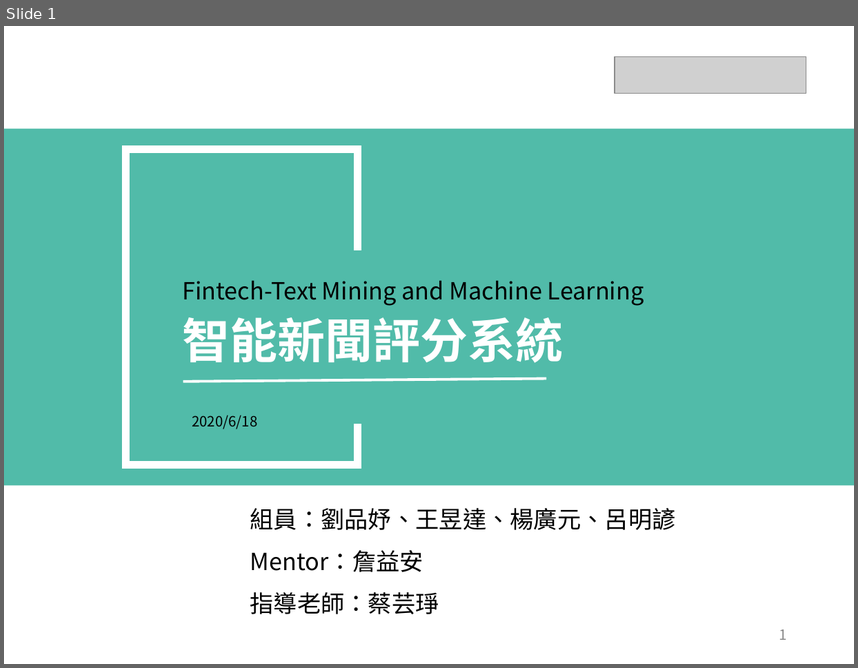
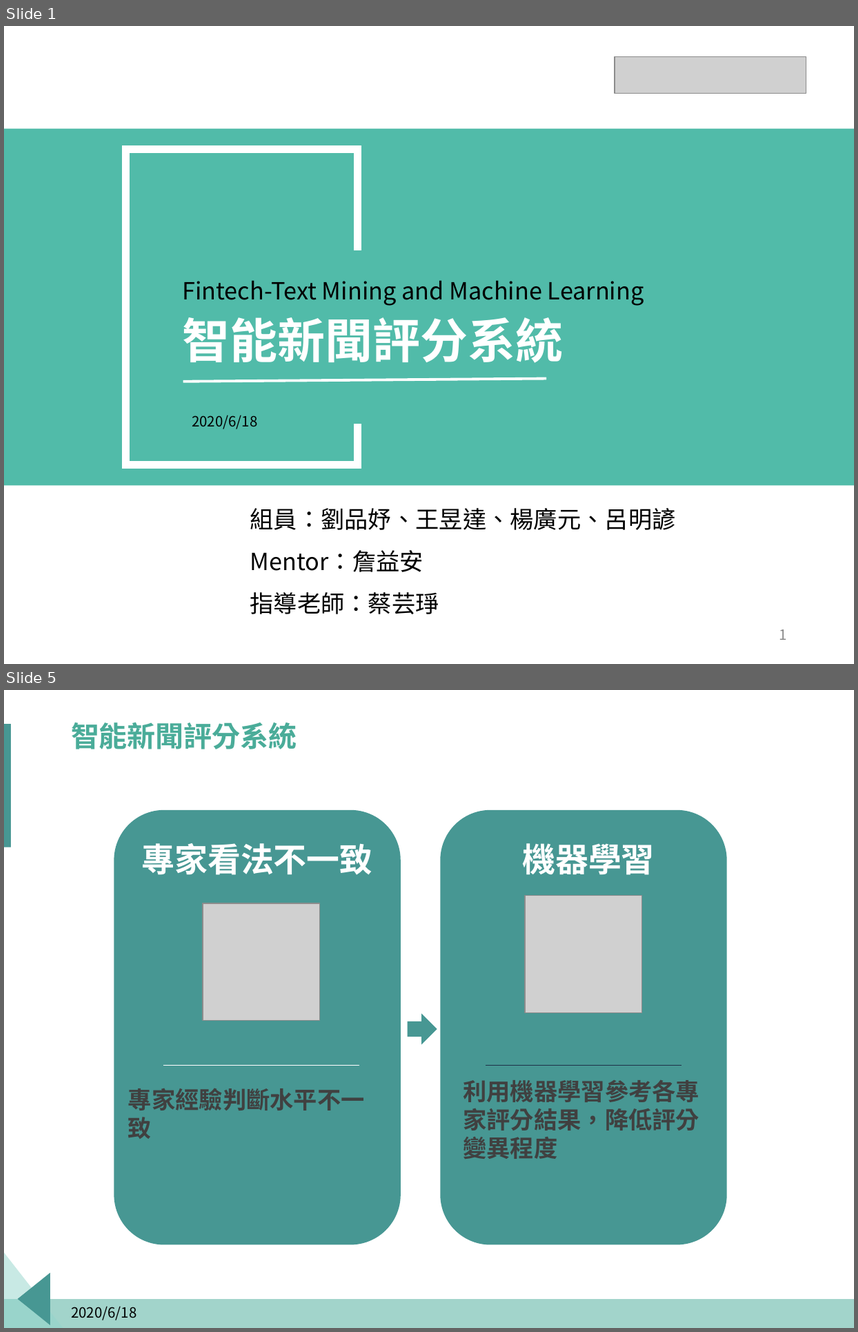
Before and after one commit to p314008dsa/Text-mining, a slide deck: Fintech.pptx. Shown one above the other, each under a label of ours: slide 1 before the commit, slides 1 and 5 after it; the slides between them are not shown. The pictures are 858x668 and 858x1332 pixels, drawn with LibreOffice and Linux fonts; fonts in the diff are those of the drawing; grey boxes stand for pictures; background and template pictures are left out. Boxes give left, top, right and bottom in pixels: in the first picture for what was removed or moved away, otherwise in the second. Text is boxed around its words. In the diff, an @@ line names an element or a change of style, - is before the commit and + after.

```diff
--- a/Fintech.pptx
+++ b/Fintech.pptx
@@ slide 5 added at bbox=[4, 690, 854, 1328], background #FFFFFF @@
@@ rectangle added at bbox=[4, 724, 11, 847], fill #479793 @@
@@ title added at bbox=[71, 722, 297, 749], 24 pt, text #4AAC99, bold @@
+智能新聞評分系統
@@ rounded rectangle added at bbox=[114, 810, 400, 1244], fill #479793 @@
@@ rounded rectangle added at bbox=[440, 810, 726, 1244], fill #479793 @@
@@ text added at bbox=[142, 843, 373, 875], 28 pt, text #FFFFFF, bold @@
+專家看法不一致
@@ text added at bbox=[522, 843, 654, 875], 28 pt, text #FFFFFF, bold @@
+機器學習
@@ picture added at bbox=[525, 896, 642, 1013] @@
@@ picture added at bbox=[203, 903, 320, 1021] @@
@@ right arrow added at bbox=[408, 1015, 436, 1043], fill #479793, outline #479793 1 pt @@
@@ line added from (164, 1065) to (359, 1065), #FFFFFF 0.5 pt @@
@@ text added at bbox=[463, 1080, 700, 1159], 20 pt, text #404040, bold @@
+利用機器學習參考各專家評分結果，降低評分變異程度
@@ line added from (486, 1065) to (682, 1065), #1E3148 0.5 pt @@
@@ text added at bbox=[128, 1088, 365, 1138], 20 pt, text #404040, bold @@
+專家經驗判斷⽔平不⼀致
@@ page number added at bbox=[312, 1216, 504, 1250], 12 pt, text #000000 @@
+5
@@ freeform shape added at bbox=[4, 1252, 63, 1328], fill #92D4CB at 50% opacity @@
@@ freeform shape added at bbox=[18, 1272, 50, 1325], fill #479793 @@
@@ rectangle added at bbox=[4, 1299, 854, 1328], fill #4AAC99 at 51% opacity @@
@@ text added at bbox=[71, 1305, 137, 1320], 12 pt, text #000000 @@
+2020/6/18
```
Also in this commit, not shown: 1 slide changed, 2 other slides added.
